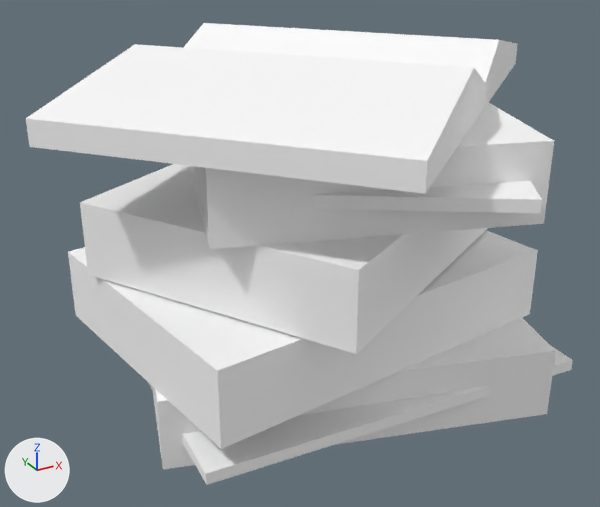
The glTF model assets/synty/simple_fantasy_interiors/models/SM_Prop_BookPile_01.glb, before and after one commit.
Rendered twice from a 50 mm lens placed at (-0.00865, -0.01489, 0.01016), pointed at (-0.00053, -0.00014, 0.00278). Every picture has the same lights, and +X, +Y and +Z are marked at lower left.

Names of what the first picture shows: 'SM_Prop_BookPile_01'.
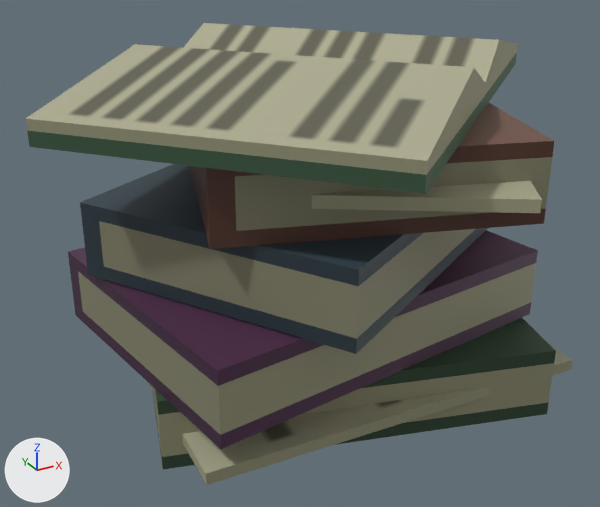
The change, as JSON lines over the scene's bpy script:
```json
{"op": "add", "block": "img_simplefantasyinteriorstexture", "code": ["img_simplefantasyinteriorstexture = load_image('SimpleFantasyInteriorsTexture', '_unpacked/SimpleFantasyInteriorsTexture', 1024, 1024, 'sRGB')"]}
{"op": "remove", "block": "mat_lambert1", "code": "mat_lambert1.base_color = (1.0, 1.0, 1.0)  # white #ffffff"}
{"op": "add", "block": "mat_lambert1", "code": "mat_lambert1.texture = img_simplefantasyinteriorstexture"}
```

Boxes (x1, y1, x2, y2) around the edits, measured in the pictures (600 x 507 px):
```json
{"object": "SM_Prop_BookPile_01", "change": "surface changed", "before": [26, 23, 573, 485], "after": [26, 23, 573, 485]}
```
